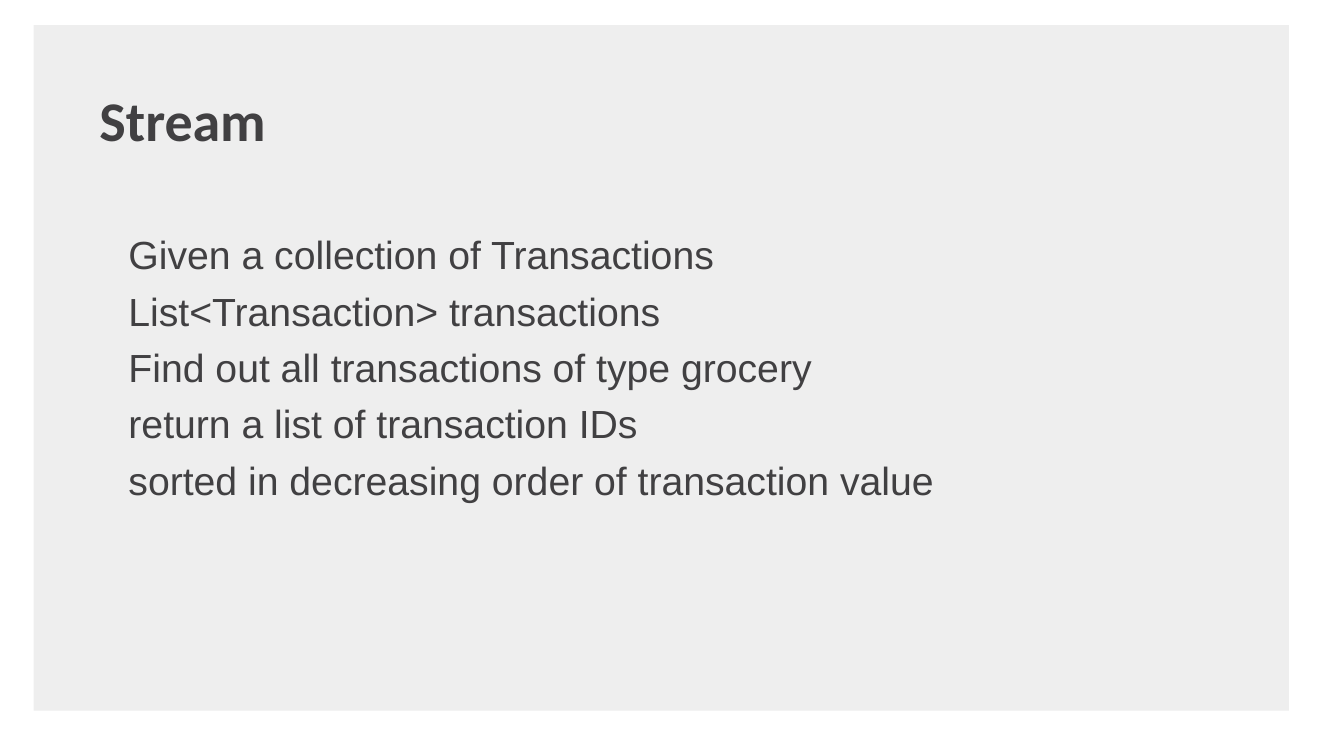
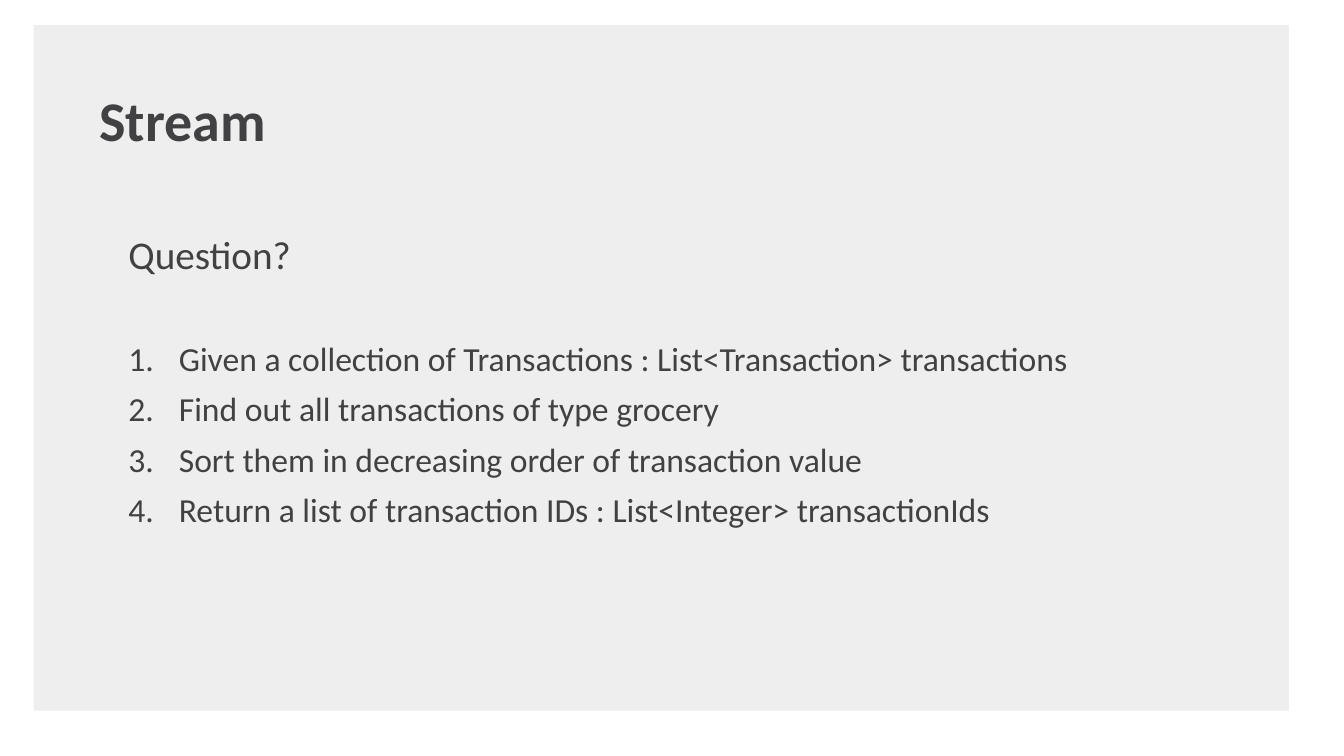
Before and after one commit to shaojie-xu-kp/Java8_lunch_learn, a slide deck: slide 21 of Java 8 & TDP.pptx (slide 16 before the commit). Drawn at 1344x756 pixels with LibreOffice and Linux fonts; fonts in the diff are those of the drawing; background and template pictures are left out. Boxes give left, top, right and bottom in pixels: in the first picture for what was removed or moved away, otherwise in the second. Text is boxed around its words. In the diff, an @@ line names an element or a change of style, - is before the commit and + after.

```diff
--- a/Java 8 & TDP.pptx
+++ b/Java 8 & TDP.pptx
@@ text at (128,242,1068,372): text changed; size 28 to 24 pt; font Arial to Calibri @@
-Given a collection of Transactions
-List<Transaction> transactions
+Question?
+1. Given a collection of Transactions : List<Transaction> transactions
@@ text at (179,397,719,427): size 28 to 24 pt, font Arial to Calibri in "Find out all transactions of type grocery"; bullet none to 1. @@
@@ text at (179,448,990,528): text changed; size 28 to 24 pt; font Arial to Calibri @@
-return a list of transaction IDs
-sorted in decreasing order of transaction value
+3. Sort them in decreasing order of transaction value
+4. Return a list of transaction IDs : List<Integer> transactionIds
```
Also in this commit, not shown: 6 other slides changed, 11 slides added, 2 slides removed.
